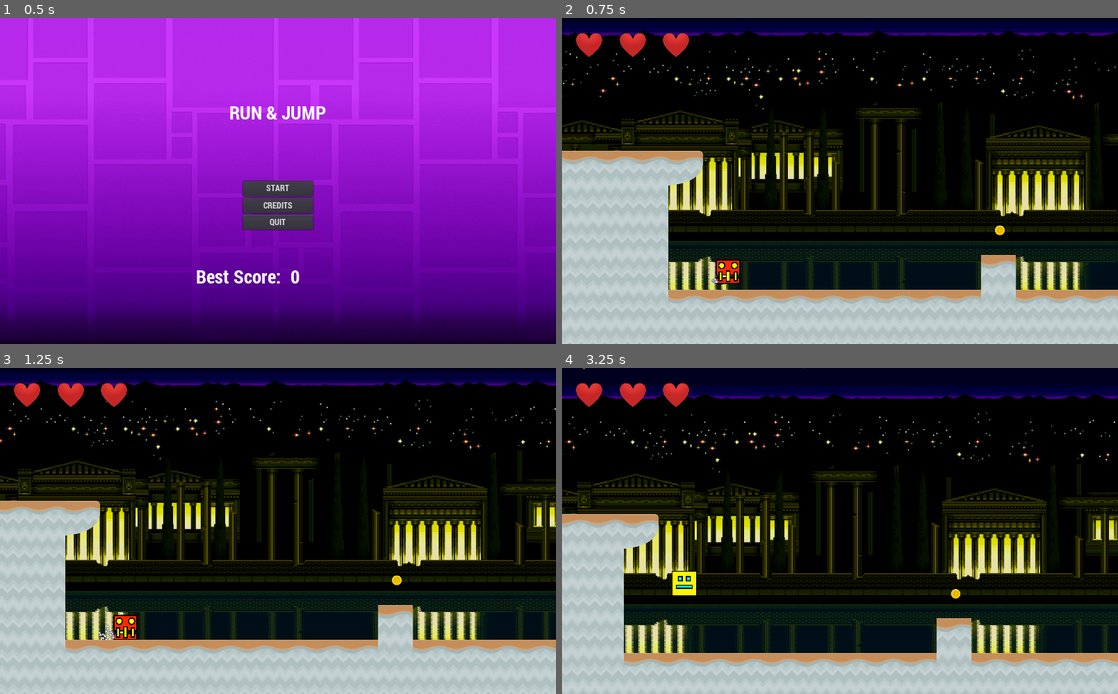
Above: before the commit, frames 1-4 (two rows, left to right).
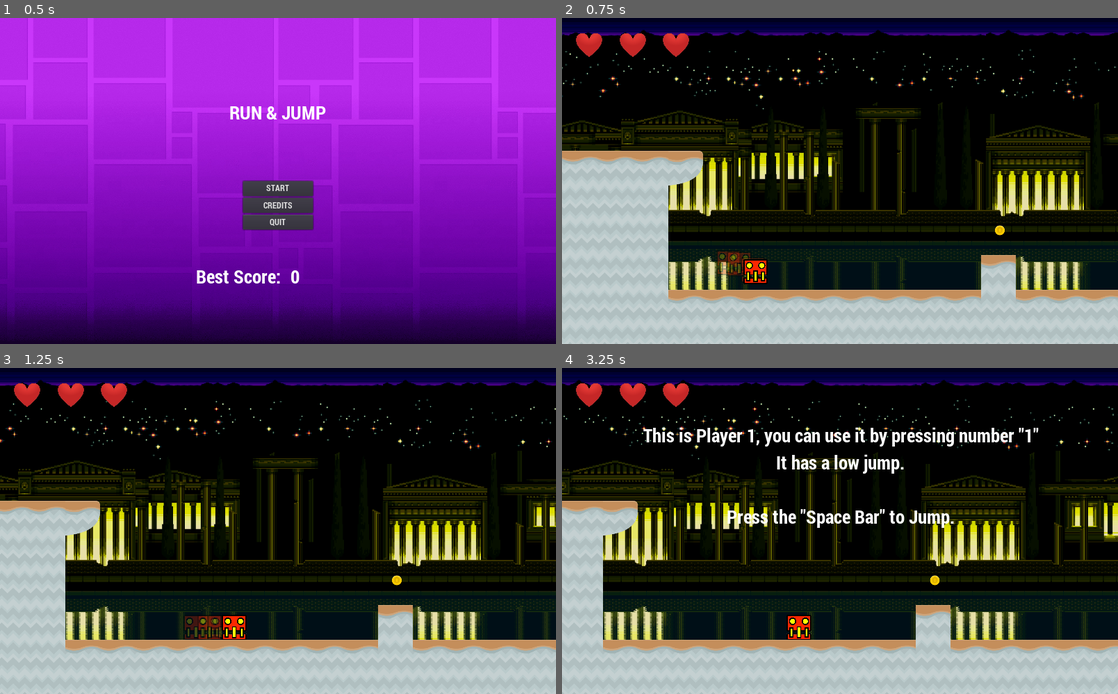
Above: after the commit, the same moments.

Repository: BianchiniMaxi/Programacion-de-Videojuegos-3--Bianchini-Maxi
Game: Godot game, scene res://Scenes/Menu.tscn
The game is run twice, just before and just after one commit, with the same random seed, the same clock (stepped at 60 frames per second) and the same inputs.
Inputs:
- Up to frame 1 (0.5 s): no input
- Up to frame 2 (0.75 s): click "START" at 0.5 s
- Up to frame 3 (1.25 s): no input
- Up to frame 4 (3.25 s): hold Keypad 1 (ui_number_1) 1.28-2.03 s; tap Space (ui_jump) at 1.52, 1.82, 2.27, 2.57, 3.05 s; tap Keypad 2 (ui_number_2) at 1.55, 2.1 s; tap Keypad 3 (ui_number_3) at 2.3 s; hold Keypad 3 (ui_number_3) from 2.78 s (still down)

Frame 1 is identical in both runs. In frame 2, 0.7% of the frame differs, in the area x 26-37%, y 71-82%; in frame 3, 0.9%; in frame 4, 37%, in the area x 0-100%, y 0-92%.

Commit message:
update killa

Diff:
--- a/MyProyectGodot/Scenes/Jugador.tscn
+++ b/MyProyectGodot/Scenes/Jugador.tscn
@@ -31,6 +31,36 @@
 initial_velocity = -80.0
 orbit_velocity = 0.0
 orbit_velocity_random = 0.0
+
+[sub_resource type="Shader" id=59]
+code = "shader_type canvas_item;
+
+uniform bool whiten = false;
+uniform float mix_weight = 1.0;
+
+void fragment() {
+	vec4 texture_color = texture(TEXTURE, UV);
+	if (whiten) {
+		vec3 white = vec3(1,1,1);
+		vec3 whitened_texture_rgb = mix(texture_color.rgb, white, mix_weight);
+		COLOR = vec4(whitened_texture_rgb, texture_color.a);
+	} else {
+		COLOR = texture_color
+	}
+}"
+
+[sub_resource type="ShaderMaterial" id=60]
+shader = SubResource( 59 )
+shader_param/whiten = false
+shader_param/mix_weight = 1.0
+
+[sub_resource type="ParticlesMaterial" id=58]
+flag_disable_z = true
+direction = Vector3( 0, 0, 0 )
+gravity = Vector3( 0, 0, 0 )
+orbit_velocity = 0.0
+orbit_velocity_random = 0.0
+scale = 0.3
 
 [node name="Jugador" type="KinematicBody2D" groups=["Jugador"]]
 material = SubResource( 57 )
@@ -86,10 +116,21 @@
 }
 
 [node name="Particles2D" type="Particles2D" parent="."]
+visible = false
 position = Vector2( -43, 38 )
 rotation = 0.47473
 amount = 45
 process_material = SubResource( 55 )
 texture = ExtResource( 5 )
 
+[node name="Particles2D2" type="Particles2D" parent="."]
+modulate = Color( 1, 1, 1, 0.258824 )
+material = SubResource( 60 )
+z_index = -1
+amount = 4
+lifetime = 0.3
+local_coords = false
+process_material = SubResource( 58 )
+texture = ExtResource( 3 )
+
 [connection signal="body_entered" from="Collision Cuerpo" to="." method="_on_Collision_Cuerpo_body_entered"]
--- a/MyProyectGodot/Sripts/Jugador.gd
+++ b/MyProyectGodot/Sripts/Jugador.gd
@@ -43,9 +43,9 @@
 
 		get_input()
 
-		if !salto && is_on_floor() && !$Particles2D.visible:
-			$Particles2D.visible = true
-			$Particles2D.restart()
+		#if !salto && is_on_floor() && !$Particles2D.visible:
+		#	$Particles2D.visible = true
+		#	$Particles2D.restart()
 
 		permitir_muerte += _delta
 
@@ -55,7 +55,7 @@
 			salto = false
 
 		#APLICAMOS LAS FISICAS
-		#velocidad.x = velocidad_correr
+		velocidad.x = velocidad_correr
 		velocidad.y += gravedad * _delta
 		velocidad = move_and_slide(velocidad, Vector2(0, -1))
 	else:
@@ -81,23 +81,26 @@
 			velocidad.y += fuerza_salto
 			gravedad = 2200
 			salto = true
-			$Particles2D.visible = false
-			$Particles2D.emitting = false
+			#$Particles2D.visible = false
+			#$ .emitting = false
 
 	if Input.is_action_pressed("ui_number_1"):
 		$Sprite.texture = textura1
 		velocidad_correr = 600
 		fuerza_salto = -850
+		$Particles2D2.texture = textura1
 
 	if Input.is_action_pressed("ui_number_2"):
 		$Sprite.texture = textura2
 		velocidad_correr = 600
 		fuerza_salto = -1400
+		$Particles2D2.texture = textura2
 
 	if Input.is_action_pressed("ui_number_3"):
 		$Sprite.texture = textura3
 		velocidad_correr = 800
 		fuerza_salto = -850
+		$Particles2D2.texture = textura3
 
 
 #PERMITIMOS EL MOVIMIENTO DEL PERSONAJE Y OCULTAMOS EL TEXTO DEL TUTORIAL
Not shown: 1 places in MyProyectGodot/Scenes/Jugador.tscn that only renumber resources
